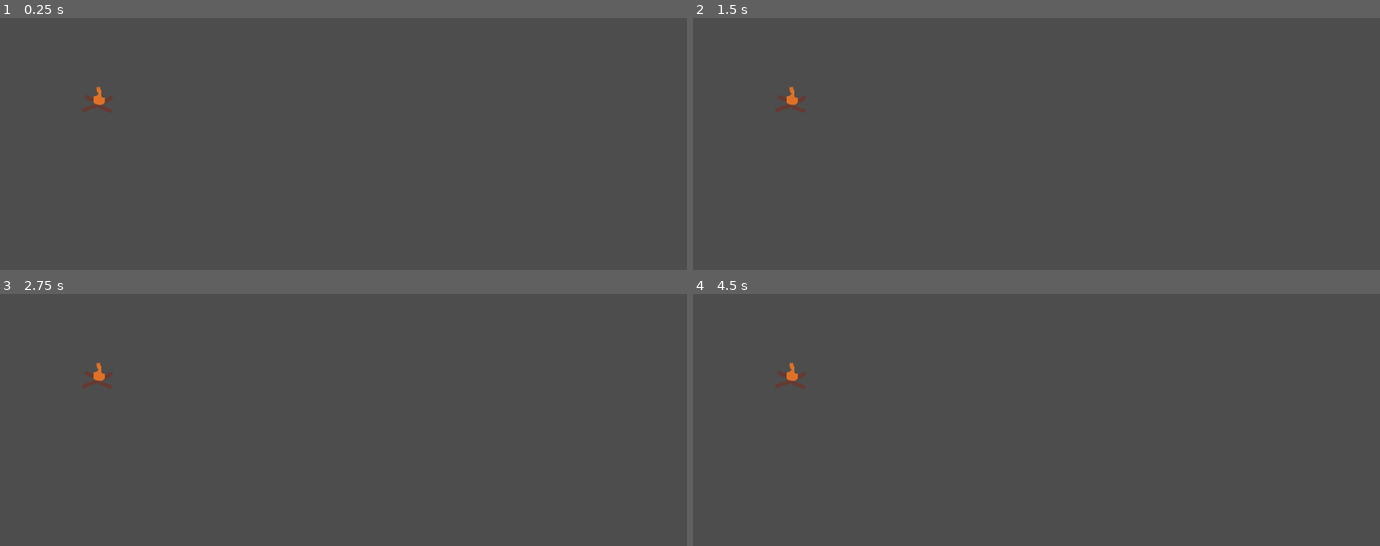
Above: before the commit, frames 1-4 (two rows, left to right).
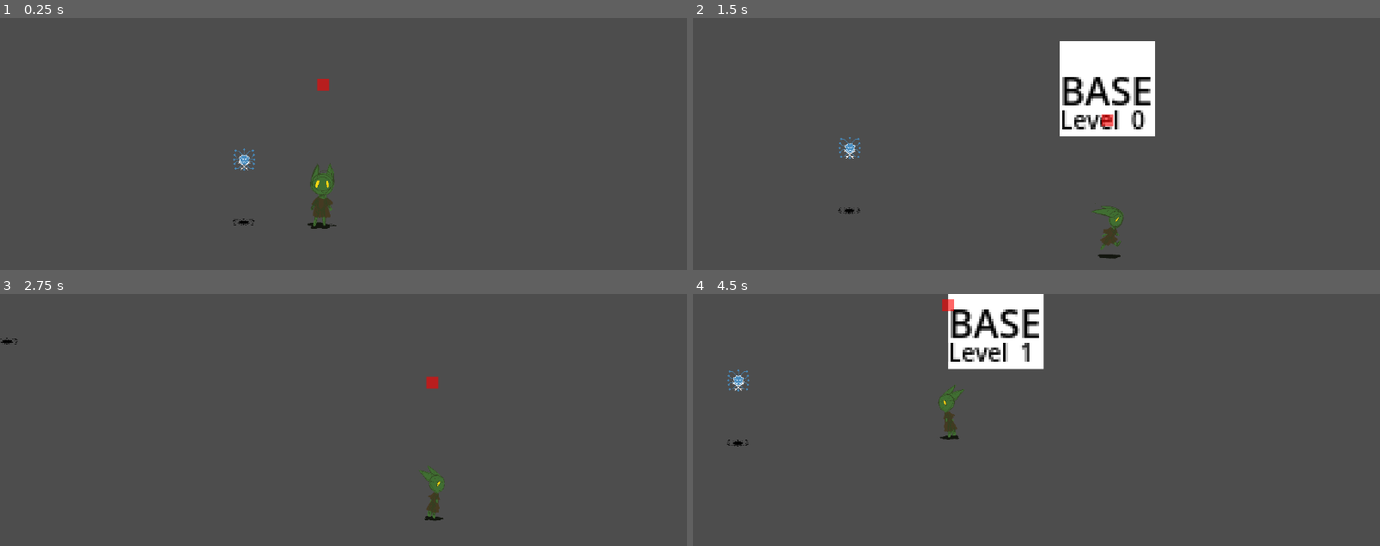
Above: after the commit, the same moments.

Repository: loteque/GoblinGame
Game: Godot game, scene res://main.tscn
Same seed, same stepped clock (60 frames per second), same inputs: the game is played once before the commit and once after it. Before the commit the project starts from res://example.tscn.
Inputs:
- Up to frame 1 (0.25 s): no input
- Up to frame 2 (1.5 s): hold D (right) 0.53-1.28 s; tap Shift (call) at 0.6 s; hold S (down) from 1.28 s (still down); tap G (place) at 1.35 s
- Up to frame 3 (2.75 s): release S (down) at 2.03 s; hold D (right) from 2.03 s (still down); tap Space (select) at 2.1 s
- Up to frame 4 (4.5 s): release D (right) at 2.78 s; hold W (up) 2.78-3.53 s; tap Shift (call) at 2.85 s; hold A (left) from 3.53 s (still down); tap G (place) at 3.6 s; tap Space (select) at 4.35 s

The runs differ from the first frame. In frame 1, 1.0% of the frame differs, in the area x 12-49%, y 24-84%; in frame 2, 5.7%, in the area x 12-68%, y 9-96%; in frame 3, 0.6%; in frame 4, 4.7%.

Commit message:
Set correct main scene

Diff:
--- a/project/project.godot
+++ b/project/project.godot
@@ -11,7 +11,7 @@
 [application]
 
 config/name="Goblin Armies"
-run/main_scene="res://example.tscn"
+run/main_scene="res://main.tscn"
 config/features=PackedStringArray("4.2")
 
 [display]
